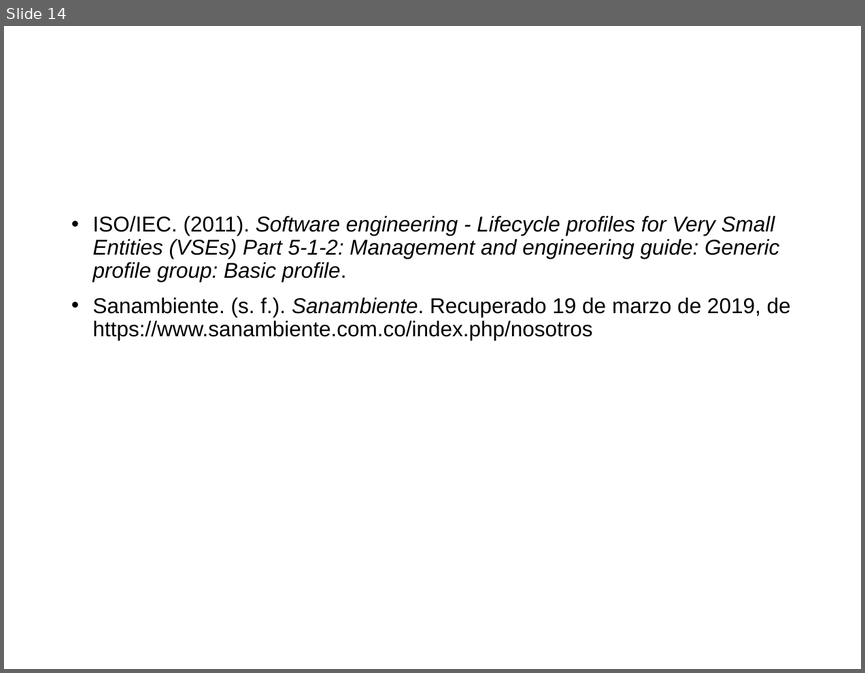
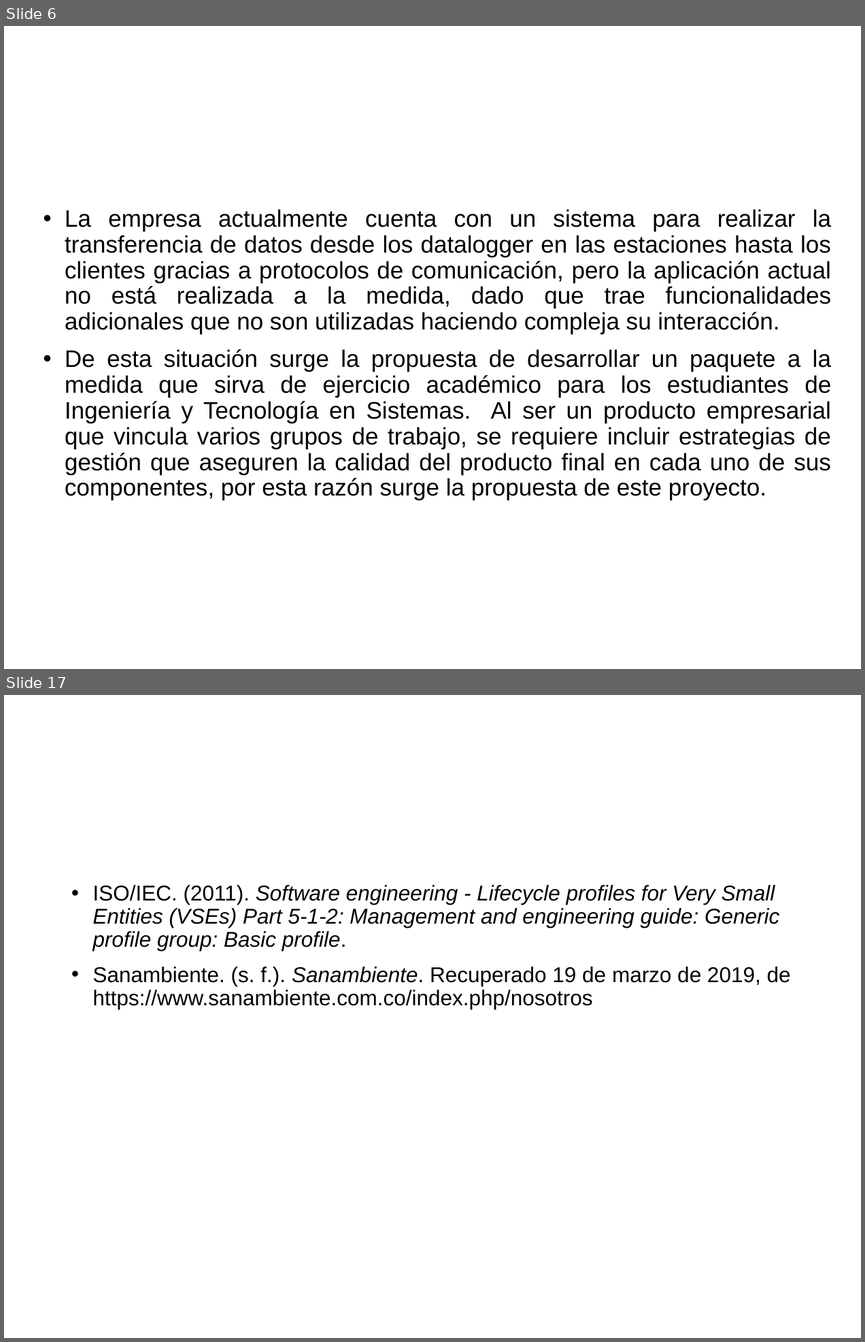
Before and after one commit to cristianpazu/Proyecto-Sanambiente, a slide deck: Documento(s) de proyecto de grado/Presentación del proyecto de grado.pptx. Shown one above the other, each under a label of ours: slide 14 before the commit, slides 6 and 17 after it; the slides between them are not shown. The pictures are 865x673 and 865x1342 pixels, drawn with LibreOffice and Linux fonts; fonts in the diff are those of the drawing; background and template pictures are left out. Boxes give left, top, right and bottom in pixels: in the first picture for what was removed or moved away, otherwise in the second. Text is boxed around its words. In the diff, an @@ line names an element or a change of style, - is before the commit and + after.

Commit message:
Se sigue modificando las diapositivas para la sustentación

```diff
--- a/Documento(s) de proyecto de grado/Presentación del proyecto de grado.pptx
+++ b/Documento(s) de proyecto de grado/Presentación del proyecto de grado.pptx
@@ slide 6 added at (4,26,861,669), background picture (left out) @@
@@ text added at (65,209,831,500), 20 pt, text #000000 @@
+• La empresa actualmente cuenta con un sistema para realizar la transferencia de datos desde los datalogger en las estaciones hasta los clientes gracias a protocolos de comunicación, pero la aplicación actual no está realizada a la medida, dado que trae funcionalidades adicionales que no son utilizadas haciendo compleja su interacción.
+• De esta situación surge la propuesta de desarrollar un paquete a la medida que sirva de ejercicio académico para los estudiantes de Ingeniería y Tecnología en Sistemas. Al ser un producto empresarial que vincula varios grupos de trabajo, se requiere incluir estrategias de gestión que aseguren la calidad del producto final en cada uno de sus componentes, por esta razón surge la propuesta de este proyecto.
@@ title added at (419,452,451,471), 25 pt, text #FFFFFF, bold @@
+Planteamiento del problema
@@ what was slide 14 is now slide 17 @@
```
Also in this commit, not shown: 9 slides changed, 3 other slides added, 1 slide removed, 1 other file.
